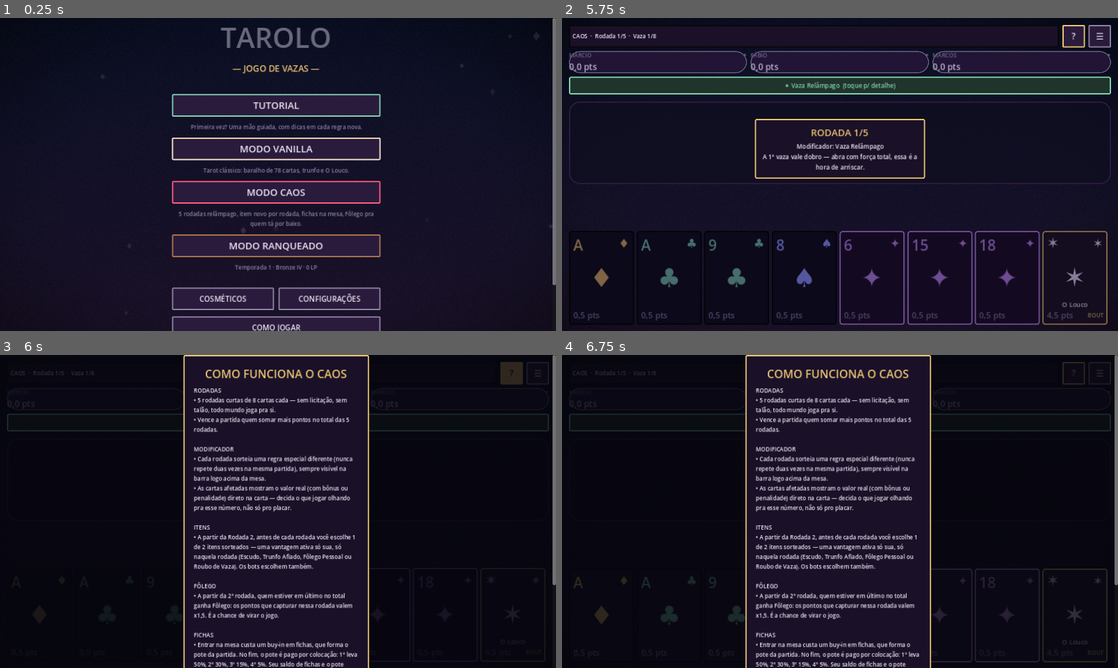
Above: before the commit, frames 1-4 (two rows, left to right).
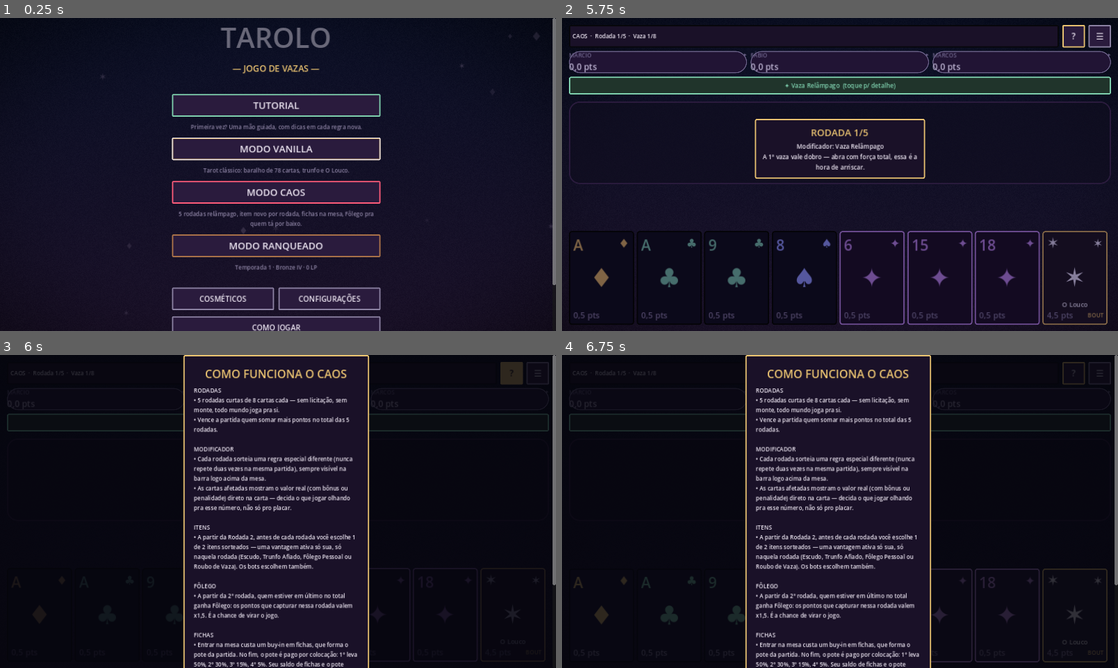
Above: after the commit, the same moments.

Repository: bluumcc/tarolo
Game: Godot game, scene res://scenes/MainMenu.tscn
Two runs of this game, one before a commit and one after it. Both use one fixed random seed, a clock stepped at 60 frames per second and the inputs below.
Inputs:
- Up to frame 1 (0.25 s): no input
- Up to frame 2 (5.75 s): click "MODO CAOS" at 0.5 s; click "COMO JOGAR" at 1.25 s; click "COMO JOGAR" at 2 s; click "MODO VANILLA" at 2.75 s; click "MODO RANQUEADO" at 3.5 s; click "COSMÉTICOS" at 4.25 s; click "ENTRAR NA MESA" at 5 s
- Up to frame 3 (6 s): click "?" at 5.75 s
- Up to frame 4 (6.75 s): click "☰" at 6.5 s

Frames 1-2 are identical in both runs. In frame 3, 0.2% of the frame differs, in the area x 34-51%, y 16-19%; in frame 4, 0.2%.

Commit message:
Linguagem da interface: "talão" vira "monte", "descarte" vira "devolver ao monte"
"Talão" não explicava nada. Agora a licitação diz o que cada contrato faz ("pega o monte
(6 cartas) e devolve 6", "não pega o monte; ele conta pra você/pra Defesa") e explica o
monte em uma frase. Mesmo vocabulário nos modais do tutorial, tela de devolver cartas,
ajuda, menu e dicas de contrato. Só texto: nomes no código e regras intactos.

Co-Authored-By: Claude Sonnet 5.5 <noreply@anthropic.com>
Claude-Session: https://claude.ai/code/session_011qPhSZ6VtyM6UvSSPJpf4k

Diff:
--- a/scripts/core/scoring.gd
+++ b/scripts/core/scoring.gd
@@ -17,10 +17,10 @@
 ## regras demais pra aprender de uma vez, então isso fica sempre visível ao lado do botão.
 ## Em linguagem direta: o que muda de verdade se você vencer ou perder com esse contrato.
 const CONTRACT_HINTS := [
-	"Risco baixo. Você vê e troca o talão. Se bater a meta, ganha pouco de cada um; se não bater, perde pouco.",
-	"Risco médio. Você vê e troca o talão. Dobra (x2) o que ganha ou perde perto da Petite.",
-	"Risco alto. Você NÃO vê o talão, mas ele ainda soma pontos a seu favor. Multiplica por 4 o que ganha ou perde.",
-	"Risco máximo. Você NÃO vê o talão, e os pontos dele vão pra Defesa. Multiplica por 6 o que ganha ou perde.",
+	"Risco baixo. Você pega o monte (6 cartas viradas), olha e devolve 6. Se bater a meta, ganha pouco de cada um; se não bater, perde pouco.",
+	"Risco médio. Você também pega o monte e devolve 6, mas ganha ou perde o dobro (x2) da Petite.",
+	"Risco alto. Você NÃO pega o monte (não vê as 6 cartas), mas os pontos delas contam a seu favor. Ganha ou perde x4.",
+	"Risco máximo. Você NÃO pega o monte, e os pontos dele vão pra Defesa. Ganha ou perde x6.",
 ]
 
 ## Toda rodada dá um piso de 25 pontos de aposta, que se soma à distância (pra mais ou
--- a/scripts/ui/chaos_scene.gd
+++ b/scripts/ui/chaos_scene.gd
@@ -833,7 +833,7 @@
 func _open_help() -> void:
 	var v := UIKit.modal(overlay_layer, "COMO FUNCIONA O CAOS")
 	var text := """RODADAS
-• 5 rodadas curtas de 8 cartas cada — sem licitação, sem talão, todo mundo joga pra si.
+• 5 rodadas curtas de 8 cartas cada — sem licitação, sem monte, todo mundo joga pra si.
 • Vence a partida quem somar mais pontos no total das 5 rodadas.
 
 MODIFICADOR
--- a/scripts/ui/game_scene.gd
+++ b/scripts/ui/game_scene.gd
@@ -20,7 +20,7 @@
 var paused := false
 
 const ARENA_SCALE := 0.78
-const BID_SHORT := ["troca com o talão", "troca com o talão", "sem talão · ele é seu", "sem talão · ele é da Defesa"]
+const BID_SHORT := ["pega o monte (6 cartas) e devolve 6", "igual à Petite, mas vale o dobro", "não pega o monte; ele conta pra você", "não pega o monte; ele conta pra Defesa"]
 
 var root_box: VBoxContainer
 var hud_badges: Array = []       # painel de cada assento (0 = meu rodapé)
@@ -339,7 +339,7 @@
 	bid_panel.size_flags_vertical = Control.SIZE_EXPAND_FILL
 	root_box.add_child(bid_panel)
 	bid_panel.add_child(UIKit.label("QUEM JOGA SOZINHO?", 30, UIKit.GOLD, HORIZONTAL_ALIGNMENT_CENTER))
-	var sub := UIKit.label("O lance mais alto vira o Tomador e enfrenta os outros três.", 15, UIKit.MUTED, HORIZONTAL_ALIGNMENT_CENTER)
+	var sub := UIKit.label("O lance mais alto vira o Tomador e joga sozinho contra os outros três. O monte são 6 cartas viradas no meio da mesa que o Tomador pode pegar.", 15, UIKit.MUTED, HORIZONTAL_ALIGNMENT_CENTER)
 	sub.autowrap_mode = TextServer.AUTOWRAP_WORD_SMART
 	bid_panel.add_child(sub)
 	bid_rows.resize(engine.num_players)
@@ -469,7 +469,7 @@
 Cuidados:
 • O Petit é fraco: qualquer trunfo maior o vence, então proteja-o.
 • O Louco nunca vence uma vaza, mas quem o joga guarda os pontos dele.
-• Bouts nunca podem ir pro descarte."""
+• Bouts nunca podem ser devolvidos ao monte."""
 	var l := UIKit.label(text, 14, UIKit.INK)
 	l.autowrap_mode = TextServer.AUTOWRAP_WORD_SMART
 	l.custom_minimum_size = Vector2(340, 0)
@@ -969,7 +969,7 @@
 	trick_label.text = ""
 	if tutorial:
 		if engine.taker == 0:
-			await _tutorial_modal("VOCÊ É O ATAQUE (TOMADOR)", "Você  …(128 unchanged characters)…  SUAS cartas capturarem nas vazas (mais o talão, dependendo do contrato) são somados —  …(160 unchanged characters)…
+			await _tutorial_modal("VOCÊ É O ATAQUE (TOMADOR)", "Você  …(128 unchanged characters)…  SUAS cartas capturarem nas vazas (mais as 6 cartas do monte, dependendo do contrato) são somados —  …(160 unchanged characters)…
 		else:
 			await _tutorial_modal("VOCÊ É DA DEFESA", "%s venceu a licitação com %s e virou o ATAQUE (Tomador) — joga sozinho co …(348 unchanged characters)…
 		if not is_inside_tree():
@@ -1012,7 +1012,7 @@
 		return
 	if engine.taker == 0 and not GameState.autoplay:
 		if tutorial:
-			await _tutorial_modal("O TALÃO ENTROU NA SUA MÃO", "O talão são 6 cartas que ficam escondidas até a licitação acabar. Com %s, elas entraram direto na sua mão — na próxima tela, as cartas com borda roxa são exatamente essas 6.\n\nAgora você escolhe 6 cartas (de qualquer origem) pra devolver ao talão — elas somam pontos pra você no final,  …(78 unchanged characters)…
+			await _tutorial_modal("O MONTE ENTROU NA SUA MÃO", "O monte são 6 cartas viradas no meio da mesa, que ninguém vê até a licitação acabar. Com %s, elas entraram direto na sua mão — na próxima tela, as cartas marcadas como \"monte\" são exatamente essas 6.\n\nAgora você escolhe 6 cartas da sua mão (de qualquer origem) pra devolver ao monte — elas somam pontos pra você no final,  …(78 unchanged characters)…
 			if not is_inside_tree():
 				return
 		var chosen: Array = await _wait_human_discard()
@@ -1020,7 +1020,7 @@
 			return
 		engine.discard(chosen)
 	else:
-		status_label.text = "%s está escolhendo o descarte..." % config["names"][engine.taker]
+		status_label.text = "%s está escolhendo 6 cartas pra devolver ao monte..." % config["names"][engine.taker]
 		await _wait(0.5)
 		if not is_inside_tree():
 			return
@@ -1038,27 +1038,27 @@
 	match engine.contract:
 		Scoring.Contract.PETITE, Scoring.Contract.GARDE:
 			if engine.taker != 0:
-				await _tutorial_modal("O TALÃO (DESCARTE DO BOT)", "%s era o Tomador, então o talão (6 cartas escondidas) entrou na mão dele e ele escolheu sozinho o que devolver — você não vê essa escolha, só o resultado final na pontuação." % config["names"][engine.taker])
+				await _tutorial_modal("O MONTE (ESCOLHA DO BOT)", "%s era o Tomador, então pegou o monte (6 cartas viradas), olhou e devolveu 6 da mão dele — você não vê essa escolha, só o resultado final na pontuação." % config["names"][engine.taker])
 		Scoring.Contract.GARDE_SANS:
-			await _tutorial_modal("O TALÃO (GARDE SANS)", "Com Garde Sans, %s nem chegou a ver o talão — ninguém escolhe nada. Mas as 6 cartas dele já contam a favor do Tomador mesmo assim: %s." % [config["names"][engine.taker], _describe_cards(engine.chien)])
+			await _tutorial_modal("O MONTE (GARDE SANS)", "Com Garde Sans, %s não pegou o monte, nem chegou a ver as 6 cartas — ninguém escolhe nada. Mas os pontos delas já contam a favor do Tomador mesmo assim: %s." % [config["names"][engine.taker], _describe_cards(engine.chien)])
 		Scoring.Contract.GARDE_CONTRE:
-			await _tutorial_modal("O TALÃO (GARDE CONTRE)", "Com Garde Contre, %s nem chegou a ver o talão — e dessa vez essas 6 cartas nem contam pra ninguém, ficam fora da rodada: %s." % [config["names"][engine.taker], _describe_cards(engine.chien)])
+			await _tutorial_modal("O MONTE (GARDE CONTRE)", "Com Garde Contre, %s não pegou o monte, nem chegou a ver as 6 cartas — e dessa vez os pontos delas vão pra Defesa: %s." % [config["names"][engine.taker], _describe_cards(engine.chien)])
 
 
 func _wait_human_discard() -> Array:
 	var hand: Array = engine.hands[0]
 	var legal: Array = engine.legal_discards(hand)
-	status_label.text = "Escolha 6 cartas pra descartar no talão"
+	status_label.text = "Escolha 6 cartas da sua mão pra devolver ao monte"
 	var selected: Array = []
 	var panel := UIKit.panel(UIKit.PURPLE_DEEP, UIKit.GOLD, 14)
 	panel.name = "DiscardPrompt"
 	var v := VBoxContainer.new()
 	v.add_theme_constant_override("separation", 8)
 	panel.add_child(v)
-	v.add_child(UIKit.label("ESCOLHA 6 CARTAS PRO DESCARTE", 15, UIKit.GOLD, HORIZONTAL_ALIGNMENT_CENTER))
+	v.add_child(UIKit.label("DEVOLVA 6 CARTAS AO MONTE", 15, UIKit.GOLD, HORIZONTAL_ALIGNMENT_CENTER))
 	var sub_hint := "Elas contam como pontos seus no final. Reis e Bouts (em cinza) não podem ir."
 	if tutorial:
-		sub_hint += " As marcadas \"talão\" são as 6 que acabaram de entrar na sua mão."
+		sub_hint += " As marcadas \"monte\" são as 6 que acabaram de entrar na sua mão."
 	v.add_child(UIKit.label(sub_hint, 11, UIKit.MUTED, HORIZONTAL_ALIGNMENT_CENTER))
 	var counter := UIKit.label("0 / %d selecionadas" % Deck.CHIEN_SIZE, 12, UIKit.INK, HORIZONTAL_ALIGNMENT_CENTER)
 	v.add_child(counter)
@@ -1096,7 +1096,7 @@
 			confirm.disabled = selected.size() != Deck.CHIEN_SIZE)
 		col.add_child(b)
 		if from_chien:
-			col.add_child(UIKit.label("talão", 8, UIKit.OK, HORIZONTAL_ALIGNMENT_CENTER))
+			col.add_child(UIKit.label("monte", 8, UIKit.OK, HORIZONTAL_ALIGNMENT_CENTER))
 		flow.add_child(col)
 	confirm.pressed.connect(func():
 		panel.queue_free()
@@ -1624,12 +1624,12 @@
 LICITAÇÃO
 • Na sua vez: PASSAR ou dar um lance mais alto que o anterior.
 • O lance não custa nada — é só uma declaração de confiança na sua mão.
-• Petite (x1) → Garde (x2) → Garde Sans (x4, não vê o talão mas ele ainda conta) → Garde Contre (x6, não vê e ele vira ponto da defesa).
+• Petite (x1) → Garde (x2) → Garde Sans (x4, você não pega o monte, mas os pontos dele contam pra você) → Garde Contre (x6, não pega o monte e os pontos dele vão pra Defesa).
 • Quem der o lance mais alto vira o Tomador e joga sozinho contra os outros 3.
 
-DESCARTE (só Petite/Garde)
-• O talão (6 cartas escondidas) entra na sua mão e você escolhe 6 pra devolver.
-• Nunca pode descartar Reis ou Bouts — só cartas comuns (e Trunfo comum, se faltar carta comum).
+O MONTE (só Petite/Garde)
+• O monte são 6 cartas viradas no meio da mesa. Quem toma pega elas, olha e escolhe 6 cartas da mão pra devolver.
+• Nunca pode devolver Reis ou Bouts — só cartas comuns (e Trunfo comum, se faltar carta comum).
 
 META
 • O Tomador soma os pontos que capturou. Precisa bater: 56 pts com 0 Bouts, 51 com 1, 41 com 2, 36 com 3.
--- a/scripts/ui/main_menu.gd
+++ b/scripts/ui/main_menu.gd
@@ -338,7 +338,7 @@
 • O Louco pode ser jogado a qualquer momento, nunca vence a vaza, mas o dono guarda os pontos dele.
 • Le Petit (trunfo 1), Le Monde (trunfo 21) e O Louco são os 3 Bouts — as cartas mais valiosas do jogo.
 • Licitação: cada jogador, na sua vez, passa ou dá um lance mais alto (Petite x1, Garde x2, Garde Sans x4, Garde Contre x6). O lance não custa fichas — é só a declaração de quão confiante você está. Quem der o maior lance vira o Tomador e joga sozinho contra os outros 3.
-• Com Petite ou Garde, o talão (6 cartas escondidas) entra na sua mão e você mesmo escolhe 6 cartas pra devolver — nunca Reis ou Bouts, só cartas comuns (Trunfo comum só se faltar carta comum).
+• Com Petite ou Garde, o monte (6 cartas viradas no meio da mesa) entra na sua mão e você mesmo escolhe 6 cartas pra devolver — nunca Reis ou Bouts, só cartas comuns (Trunfo comum só se faltar carta comum).
 • No fim, o Tomador some os pontos que capturou: precisa de 56 pts com 0 Bouts, 51 com 1, 41 com 2 ou 36 com 3 pra vencer a rodada.
 • Depois da licitação, o Tomador escolhe: declarar Poignée (mostra os trunfos, ganha pontos extras se tiver 10+) e/ou anunciar Chelem (apostar que vence as 18 vazas — rende mais se anunciado, mas pune se falhar). Petit au bout (vencer a última vaza com Le Petit) é automático.
 • Ranqueado: sua colocação entre 4 jogadores define LP e MMR.
